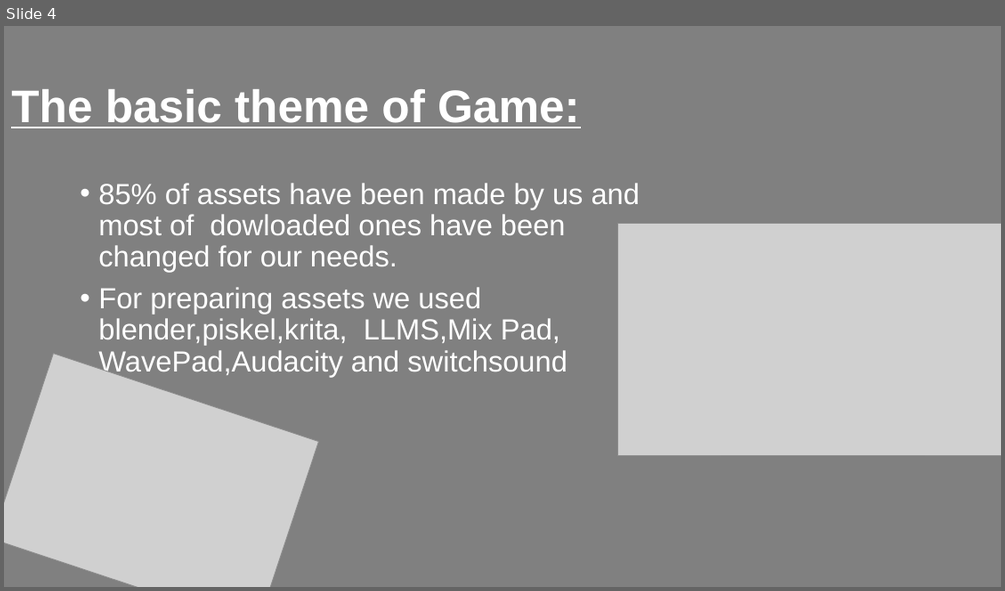
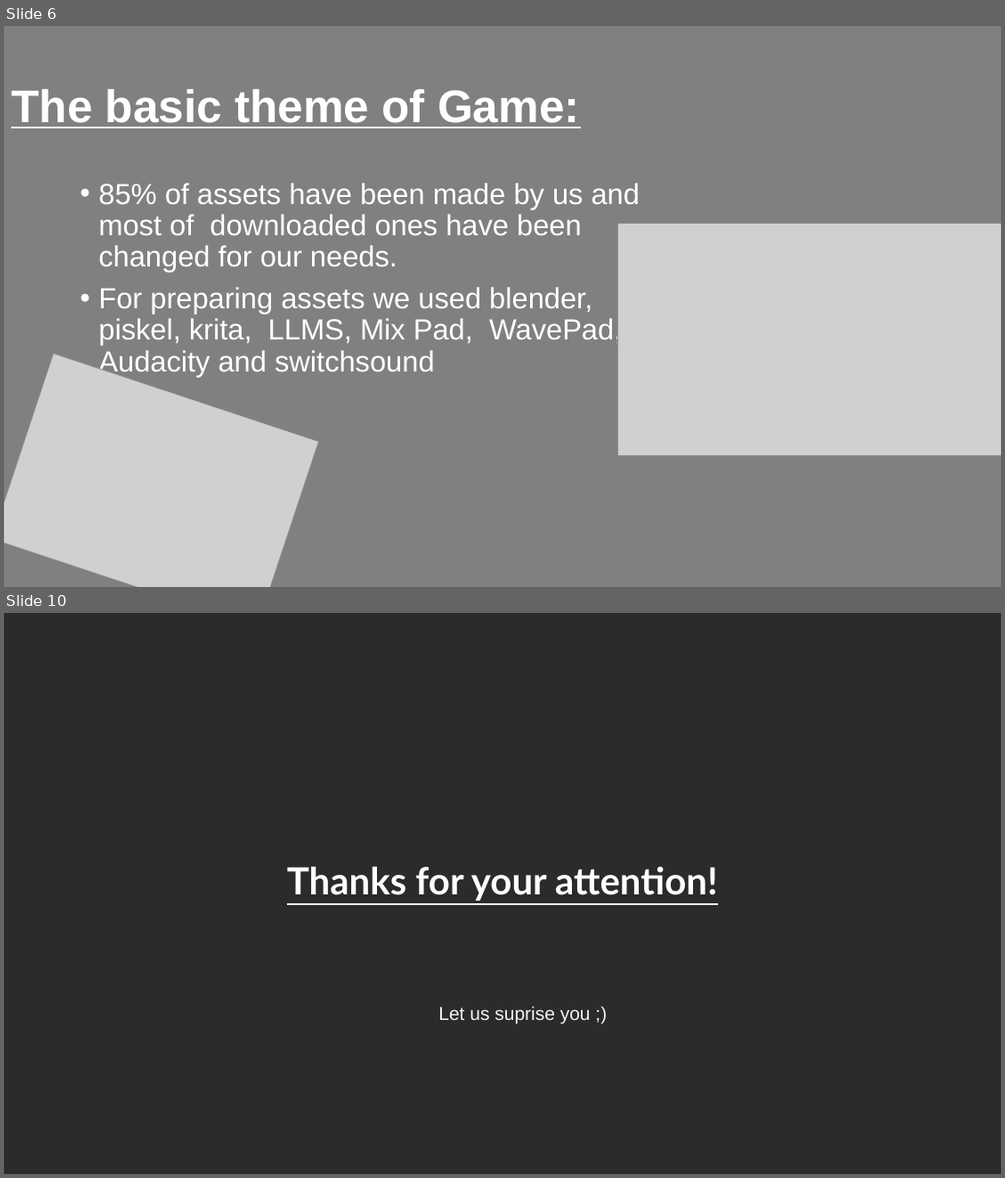
Before and after one commit to patoooplech/presovcata, a slide deck: beneathadventure.pptx. Shown one above the other, each under a label of ours: slide 4 before the commit, slides 6 and 10 after it; the slides between them are not shown. The pictures are 1005x591 and 1005x1178 pixels, drawn with LibreOffice and Linux fonts; fonts in the diff are those of the drawing; grey boxes stand for pictures; background and template pictures are left out; a plain dark background stands for a picture behind light text. Boxes give left, top, right and bottom in pixels: in the first picture for what was removed or moved away, otherwise in the second. Text is boxed around its words. In the diff, an @@ line names an element or a change of style, - is before the commit and + after.

```diff
--- a/beneathadventure.pptx
+++ b/beneathadventure.pptx
@@ slide 10 added at (x1=4, y1=613, x2=1001, y2=1174), background picture (left out) @@
@@ title added at (x1=287, y1=866, x2=718, y2=900), 36 pt, text #FFFFFF, bold, underline @@
+Thanks for your attention!
@@ text added at (x1=438, y1=1005, x2=591, y2=1024), 18 pt, text #F2F2F2 @@
+Let us suprise you ;)
@@ what was slide 4 is now slide 6 @@
@@ slide 6 changed as well @@
@@ background #FFFFFF to picture (left out) @@
@@ text at (x1=98, y1=183, x2=639, y2=377): text changed @@
-• 85% of assets have been made by us and most of dowloaded ones have been changed for our needs.
-• For preparing assets we used blender,piskel,krita, LLMS,Mix Pad, WavePad,Audacity and switchsound
+• 85% of assets have been made by us and most of downloaded ones have been changed for our needs.
+• For preparing assets we used blender, piskel, krita, LLMS, Mix Pad, WavePad, Audacity and switchsound
```
Also in this commit, not shown: 4 other slides changed, 4 other slides added, 4 slides removed, 1 other file.
